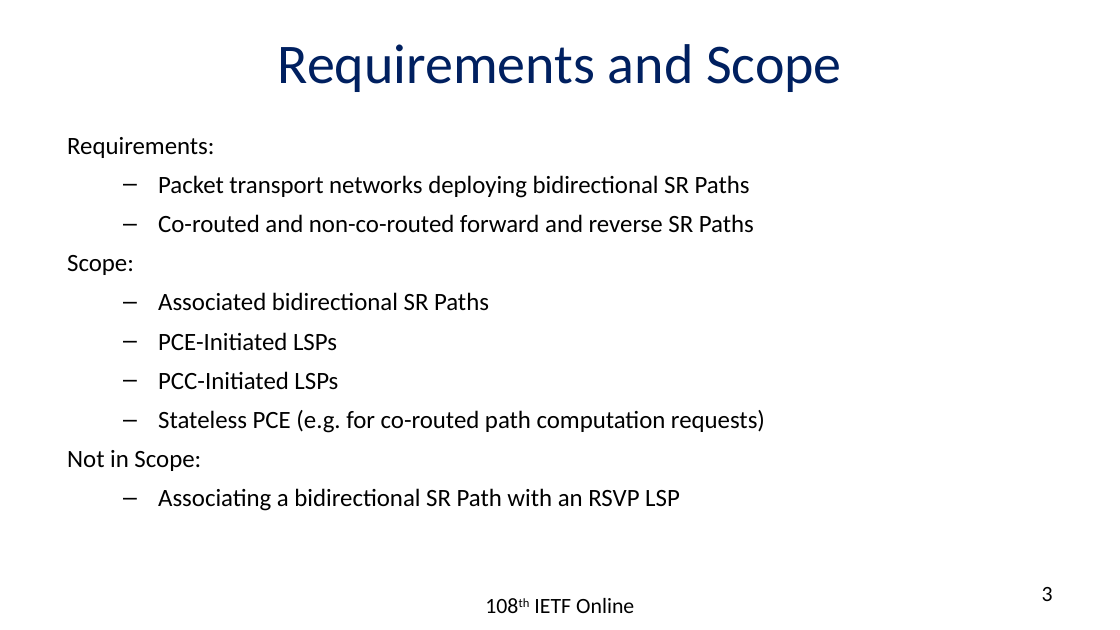
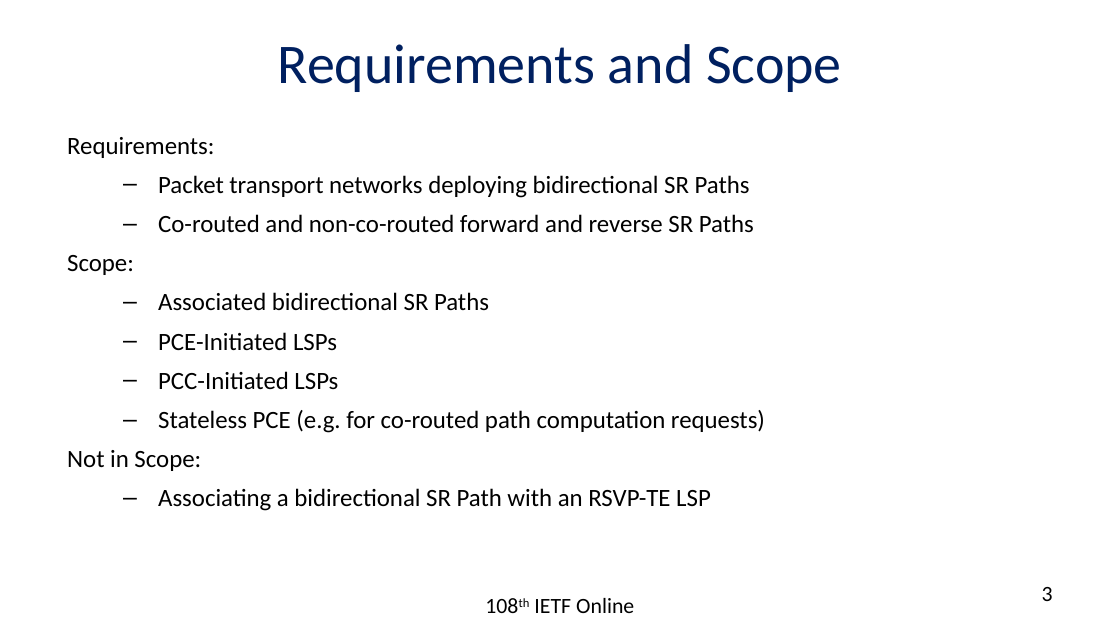
Before and after one commit to rakgandhi/ietf-slides, a slide deck: slide 3 of draft-ietf-pce-sr-bidir-path-02.pptx. Drawn at 1120x630 pixels with LibreOffice and Linux fonts; fonts in the diff are those of the drawing. Boxes give left, top, right and bottom in pixels: in the first picture for what was removed or moved away, otherwise in the second. Text is boxed around its words. In the diff, an @@ line names an element or a change of style, - is before the commit and + after.

```diff
--- a/draft-ietf-pce-sr-bidir-path-02.pptx
+++ b/draft-ietf-pce-sr-bidir-path-02.pptx
@@ text at (158, 488, 711, 511): text changed @@
-  – Associating a bidirectional SR Path with an RSVP LSP
+  – Associating a bidirectional SR Path with an RSVP-TE LSP
```
Also in this commit, not shown: 1 other file.
